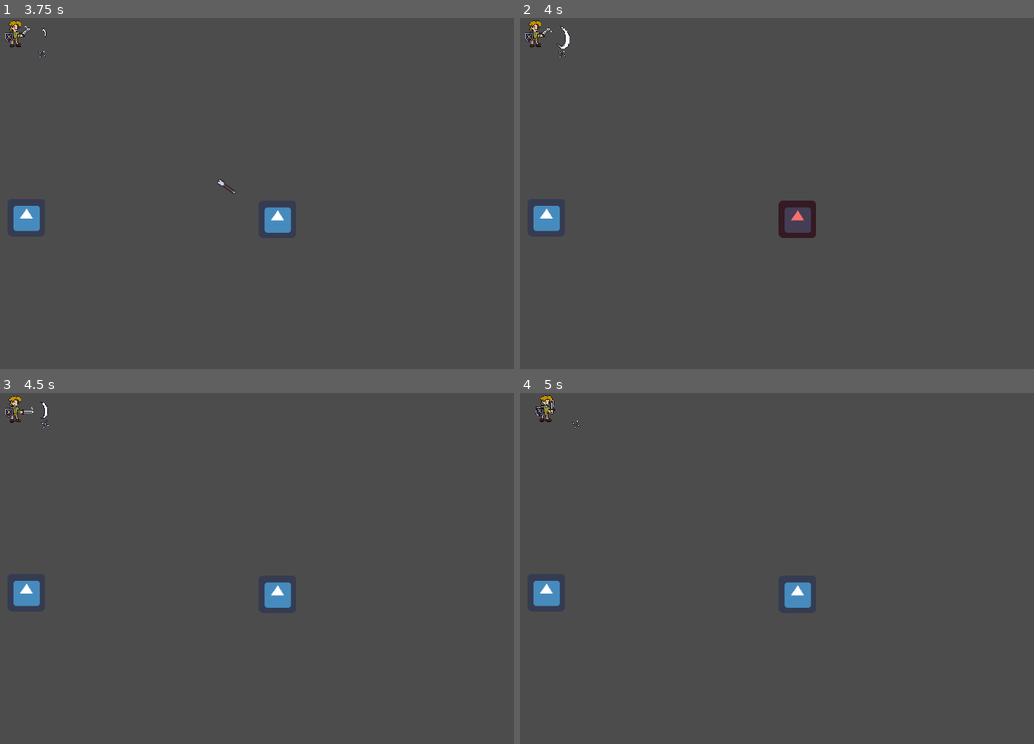
Above: before the commit, frames 1-4 (two rows, left to right).
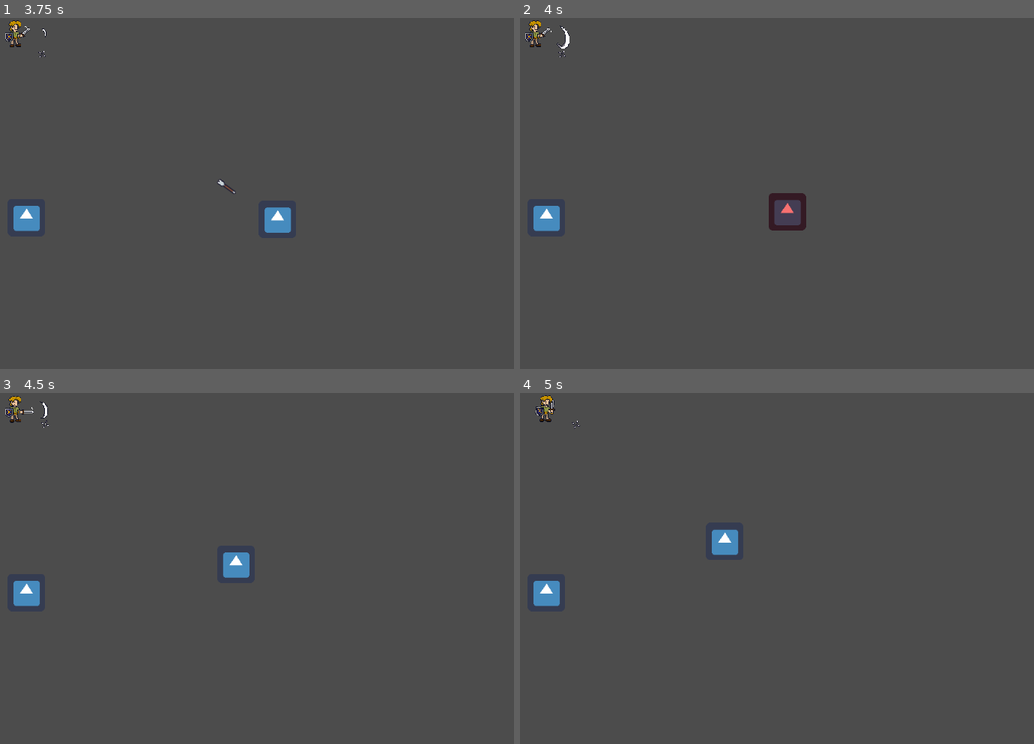
Above: after the commit, the same moments.

Repository: QuinD3cim/WeekGameJam
Game: Godot game, scene res://TestLevel.tscn
Same seed, same stepped clock (60 frames per second), same inputs: the game is played once before the commit and once after it. The engine's default icon, where the game draws it, is replaced by a stand-in: a white triangle on a blue panel in a dark square.
Inputs (mouse positions are in pixels of both pictures, inside the frame that each line leads up to):
- Up to frame 1 (3.75 s): tap Enter at 0.5 s; move the mouse to (185, 263) at 0.52 s; hold W (move_up) 0.53-2.03 s; right-click (185, 263) at 0.6 s; click (185, 263) at 0.67 s; move the mouse to (395, 246) at 1.27 s; click (395, 246) at 1.35 s; move the mouse to (35, 140) at 2.02 s; hold Space (roll) 2.03-2.78 s; hold A (move_left) 2.03-3.53 s; move the mouse to (246, 193) at 2.77 s; right-click (246, 193) at 2.85 s; click (246, 193) at 2.92 s; move the mouse to (123, 105) at 3.52 s; press the mouse at (123, 105) at 3.53 s; hold S (move_down) from 3.53 s (still down)
- Up to frame 2 (4 s): keep holding S (move_down)
- Up to frame 3 (4.5 s): move the mouse to (344, 550) at 4.27 s; release S (move_down) at 4.28 s; release the mouse at (344, 550) at 4.28 s; hold D (move_right) from 4.28 s (still down); tap Space (roll) at 4.35 s
- Up to frame 4 (5 s): keep holding D (move_right)

Frame 1 is identical in both runs. In frame 2, 0.8% of the frame differs, in the area x 48-58%, y 49-63%; in frame 3, 0.8%; in frame 4, 0.8%.

Commit message:
Enemies can get aggroes :fire:

Diff:
--- a/Godot/Scenes/Monsters/PlayerDetection.tscn
+++ b/Godot/Scenes/Monsters/PlayerDetection.tscn
@@ -3,8 +3,8 @@
 [ext_resource path="res://Script/Monsters/PlayerDetection.gd" type="Script" id=1]
 
 [sub_resource type="CapsuleShape2D" id=1]
-radius = 224.0
-height = 120.0
+radius = 247.0
+height = 178.001
 
 [node name="PlayerDetection" type="Area2D"]
 modulate = Color( 1, 1, 1, 0.34902 )
--- a/Godot/Script/Characters/Hero.gd
+++ b/Godot/Script/Characters/Hero.gd
@@ -119,6 +119,7 @@
 func make_bullet():
 	var a = arrow.instance()
 	owner.add_child(a)
+	a.player = self
 	a.transform = arrowSpawn.global_transform
 	shootTimer.start()
 	cursorMove = true
@@ -127,4 +128,4 @@
 	shoot = true
 
 func _on_Sword_area_entered(area):
-	area.owner.hurt("sword",global_position,stats.strength)
+	area.owner.hurt("sword",global_position,stats.strength,self)
--- a/Godot/Script/Monsters/Enemy.gd
+++ b/Godot/Script/Monsters/Enemy.gd
@@ -14,8 +14,10 @@
 
 var knockback = Vector2.ZERO
 var move = true
+var aggro = false
 var collision
 var velocity = Vector2.ZERO
+var player
 
 onready var sprite = $Sprite
 onready var stunTimer = $HurtBox/Stun
@@ -32,7 +34,7 @@
 # Called when the node enters the scene tree for the first time.
 func _ready():
 	attack = 75*level
-	speed = 100*level
+	speed = 110*level
 	life =  300*level
 
 func _physics_process(delta):
@@ -46,7 +48,8 @@
 		WANDER:
 			pass
 		CHASE:
-			var player = detection.player
+			if !aggro :
+				player = detection.player
 			if player != null and move:
 				var direction = (player.global_position - global_position).normalized()
 				velocity = velocity.move_toward(direction*speed/50,speed*delta)
@@ -59,7 +62,7 @@
 	if detection.can_see():
 		state = CHASE
 
-func hurt(weapon,heroPosition, damage):
+func hurt(weapon,heroPosition, damage, hero):
 	if(weapon == "sword"):
 		knockback = (global_position-heroPosition).normalized()*20
 		life -= damage*35
@@ -69,6 +72,9 @@
 	if life < 1 :
 		queue_free()
 	else :
+		aggro = true
+		state = CHASE
+		player = hero
 		sprite.modulate = Color(0.97,0.44,0.44,1)
 		stunTimer.start()
 
--- a/Godot/Script/Other/Projectile.gd
+++ b/Godot/Script/Other/Projectile.gd
@@ -7,6 +7,7 @@
 ## Variables ##
 
 export (int) var speed = 750
+var player
 
 
 ## Functions ##
@@ -30,7 +31,6 @@
 func _on_VisibilityNotifier2D_screen_exited():
 	queue_free()
 
-
 func _on_Projectile_area_entered(area):
-	area.owner.hurt("arrow",global_position,State.currentStats.dexterity)
+	area.owner.hurt("arrow",global_position,State.currentStats.dexterity,player)
 	queue_free()
